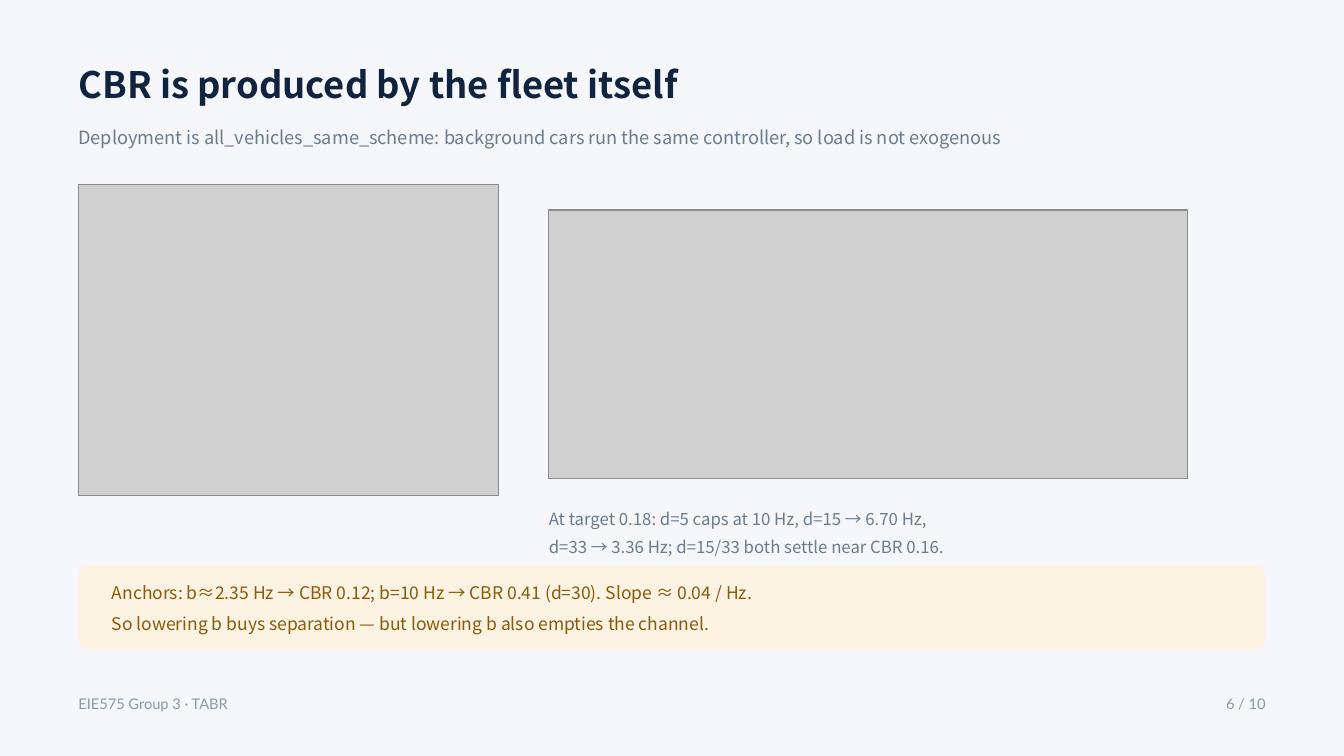
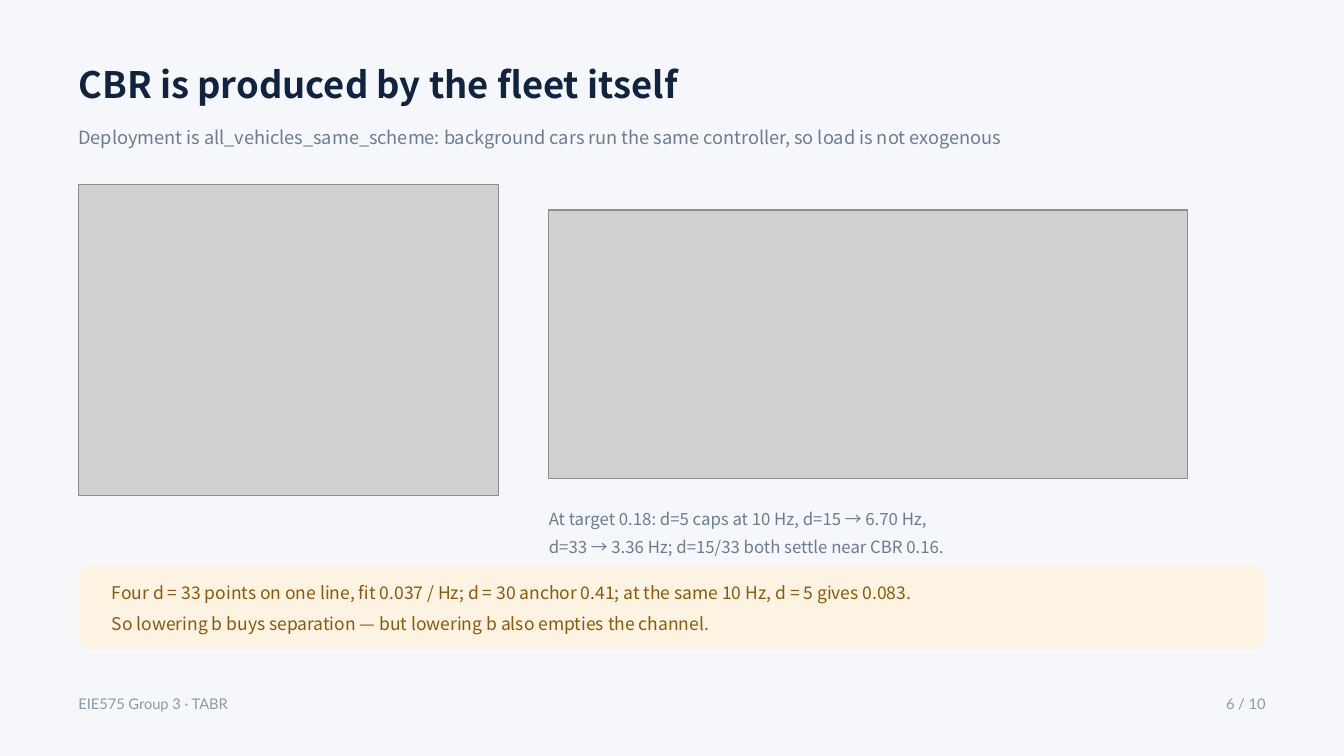
Before and after one commit to han088693-debug/EIE575-Project, a slide deck: slide 6 of TABR_project/docs/deck/en/EIE575_TABR_deck_EN.pptx. Drawn at 1344x756 pixels with LibreOffice and Linux fonts; fonts in the diff are those of the drawing; grey boxes stand for pictures. Boxes give left, top, right and bottom in pixels: in the first picture for what was removed or moved away, otherwise in the second. Text is boxed around its words. In the diff, an @@ line names an element or a change of style, - is before the commit and + after.

```diff
--- a/TABR_project/docs/deck/en/EIE575_TABR_deck_EN.pptx
+++ b/TABR_project/docs/deck/en/EIE575_TABR_deck_EN.pptx
@@ text at box(112, 585, 911, 604): text changed @@
-Anchors: b≈2.35 Hz → CBR 0.12; b=10 Hz → CBR 0.41 (d=30). Slope ≈ 0.04 / Hz.
+Four d = 33 points on one line, fit 0.037 / Hz; d = 30 anchor 0.41; at the same 10 Hz, d = 5 gives 0.083.
```
Also in this commit, not shown: 5 other files.
